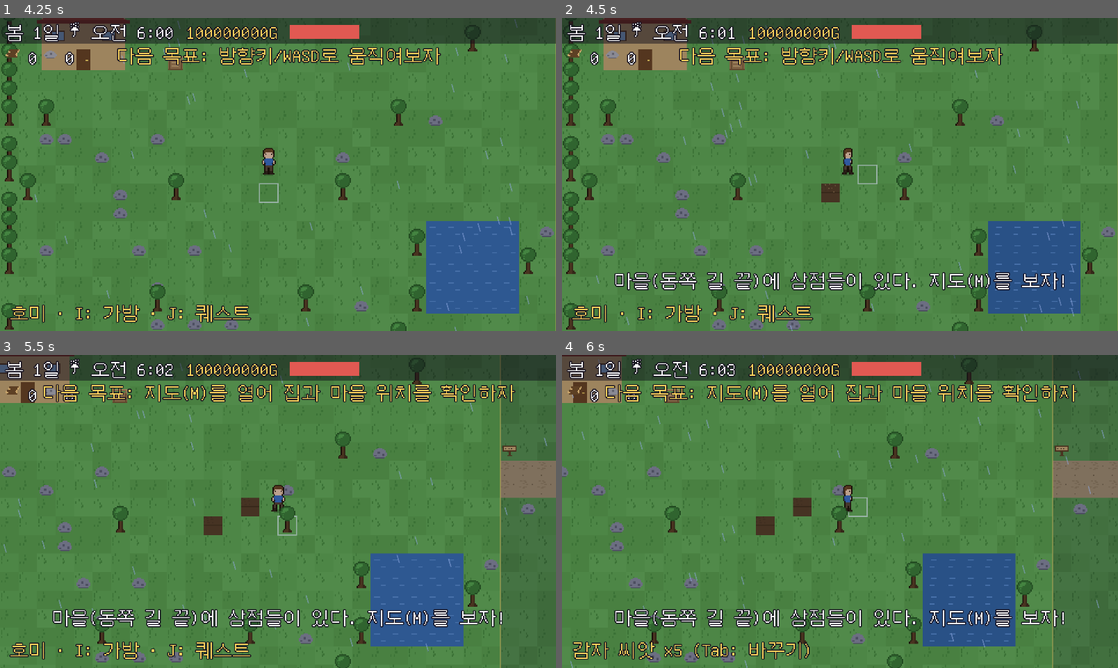
Above: before the commit, frames 1-4 (two rows, left to right).
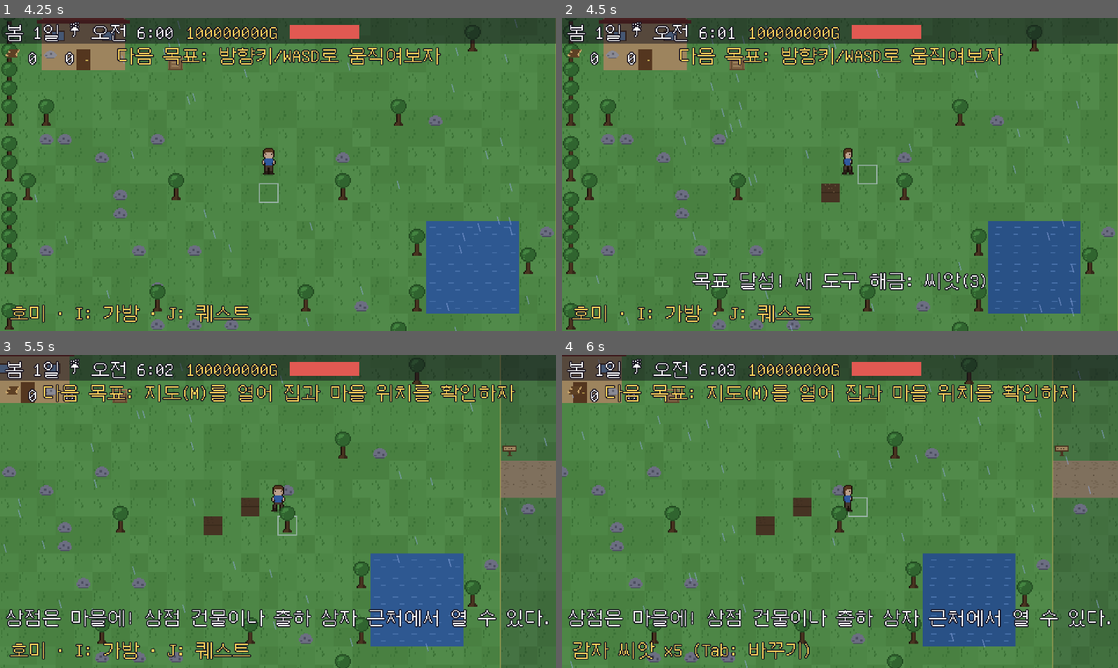
Above: after the commit, the same moments.

Repository: kyojin00/kyojingame
Game: Godot game, scene res://scenes/title.tscn
The game is run twice, just before and just after one commit, with the same random seed, the same clock (stepped at 60 frames per second) and the same inputs.
Inputs (mouse positions are in pixels of both pictures, inside the frame that each line leads up to):
- Up to frame 1 (4.25 s): click "새로 시작" at 0.5 s; click "다음 >" at 1.25 s; click "< 이전" at 2 s; click "건너뛰기 >>" at 2.75 s; click "튜토리얼 시작" at 3.5 s
- Up to frame 2 (4.5 s): tap Enter at 4.25 s; move the mouse to (962, 158) at 4.27 s; hold D (move_right) from 4.28 s (still down); hold E (interact) from 4.28 s (still down); click (962, 158) at 4.42 s
- Up to frame 3 (5.5 s): tap B (open_shop) at 4.52, 5.27 s; tap Space (use_tool) at 4.55, 5.1 s; move the mouse to (166, 527) at 5.02 s; release D (move_right) at 5.03 s; release E (interact) at 5.03 s; hold S (move_down) from 5.03 s (still down); tap E (interact) at 5.3 s
- Up to frame 4 (6 s): move the mouse to (895, 442) at 5.77 s; release S (move_down) at 5.78 s; hold D (move_right) from 5.78 s (still down); hold Tab (cycle_seed) from 5.78 s (still down)

Frame 1 is identical in both runs. In frame 2, 3.0% of the frame differs, in the area x 9-91%, y 81-88%; in frame 3, 3.5%; in frame 4, 3.5%, in the area x 1-99%, y 81-88%.

Commit message:
빈 곳에서 E를 눌러도 마을 안내 메시지가 뜨지 않게 수정
Co-Authored-By: Claude Fable 5 <noreply@anthropic.com>
Claude-Session: https://claude.ai/code/session_01G16d56kTH5eNwk3gstTUwt

Diff:
--- a/game/scripts/main.gd
+++ b/game/scripts/main.gd
@@ -923,7 +923,7 @@
 				_:
 					hud.show_message("철수네 집이다. 낚시하러 갔는지 조용하다.")
 			return
-	hud.show_message("마을(동쪽 길 끝)에 상점들이 있다. 지도(M)를 보자!")
+	# 상호작용 대상이 없으면 조용히 무시한다 (걸어다니며 E를 눌러도 메시지 없음)
 
 
 # 설치 타일이 플레이어(원격 포함) 발밑과 겹치면 끼이므로 설치를 막는다
